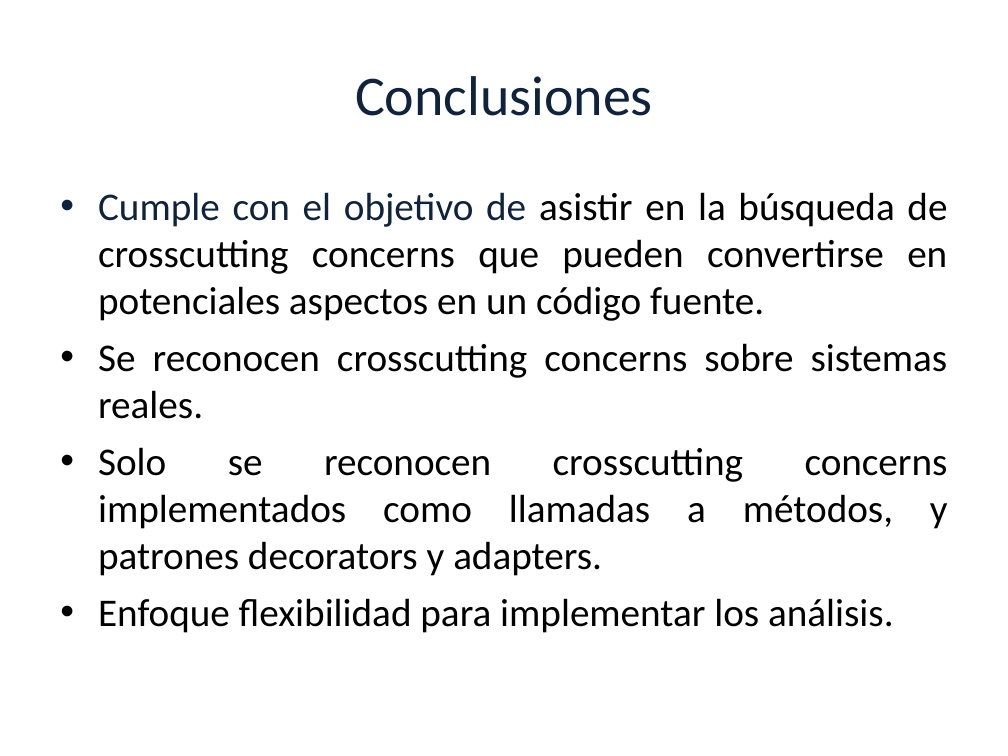
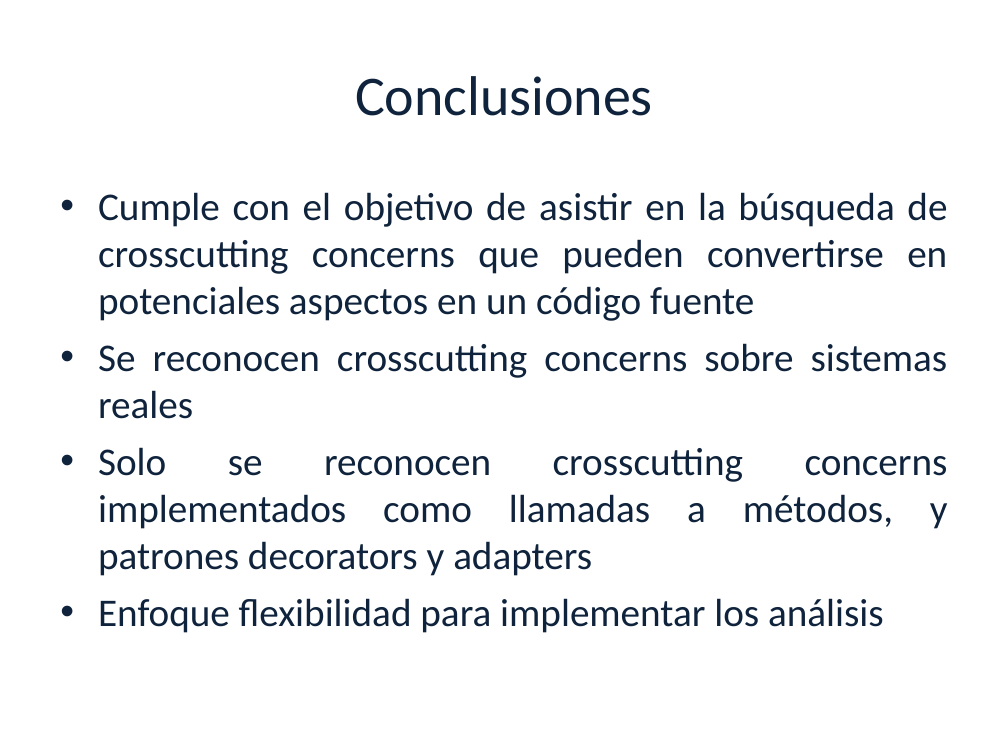
Before and after one commit to luciamasolaP/proyectofinal-informe, a slide deck: slide 33 of presentacion/Tesis.ppt (slide 32 before the commit). Drawn at 1008x756 pixels with LibreOffice and Linux fonts; fonts in the diff are those of the drawing; background and template pictures are left out. Boxes give left, top, right and bottom in pixels: in the first picture for what was removed or moved away, otherwise in the second. Text is boxed around its words. In the diff, an @@ line names an element or a change of style, - is before the commit and + after.

```diff
--- a/presentacion/Tesis.ppt
+++ b/presentacion/Tesis.ppt
@@ text at [98,192,948,633]: text changed; text colour #000000 to #0F233C @@
-• Cumple con el objetivo de asistir en la búsqueda de crosscutting concerns que pueden convertirse en potenciales aspectos en un código fuente.
-• Se reconocen crosscutting concerns sobre sistemas reales.
-• Solo se reconocen crosscutting concerns implementados como llamadas a métodos, y patrones decorators y adapters.
-• Enfoque flexibilidad para implementar los análisis.
+• Cumple con el objetivo de asistir en la búsqueda de crosscutting concerns que pueden convertirse en potenciales aspectos en un código fuente
+• Se reconocen crosscutting concerns sobre sistemas reales
+• Solo se reconocen crosscutting concerns implementados como llamadas a métodos, y patrones decorators y adapters
+• Enfoque flexibilidad para implementar los análisis
```
Also in this commit, not shown: 29 other slides changed, 4 slides added, 4 slides removed, 1 other file.
